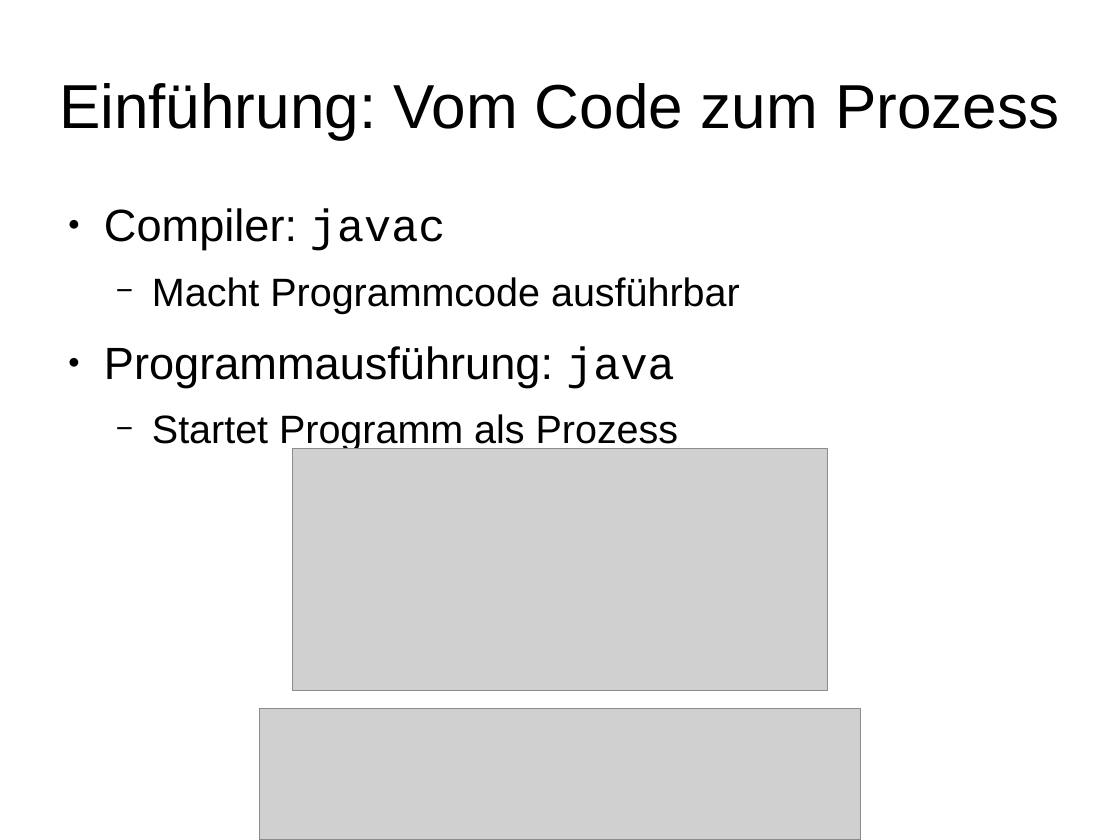
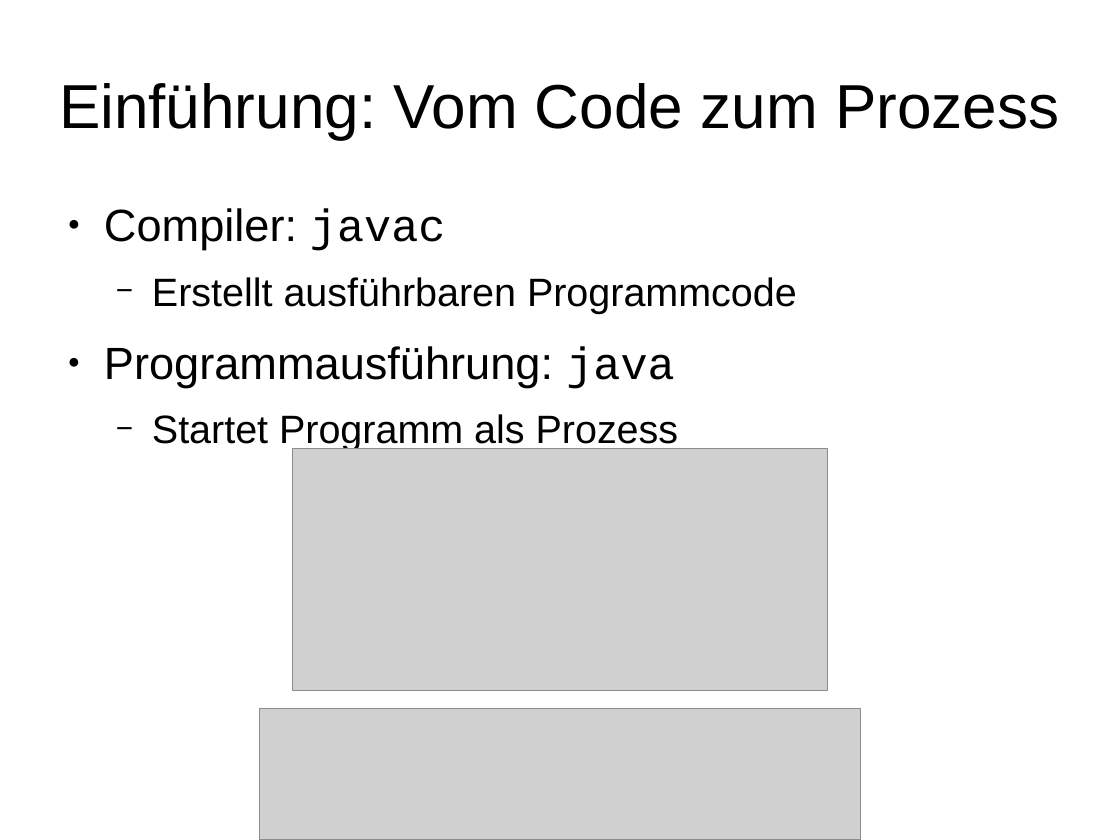
Before and after one commit to mn-io/hello-java, a slide deck: slide 12 of Folien.odp. Drawn at 1120x840 pixels with LibreOffice and Linux fonts; fonts in the diff are those of the drawing; grey boxes stand for pictures. Boxes give left, top, right and bottom in pixels: in the first picture for what was removed or moved away, otherwise in the second. Text is boxed around its words. In the diff, an @@ line names an element or a change of style, - is before the commit and + after.

```diff
--- a/Folien.odp
+++ b/Folien.odp
@@ text at bbox=[152, 277, 797, 314]: text changed @@
-  − Macht Programmcode ausführbar
+  − Erstellt ausführbaren Programmcode
```
Also in this commit, not shown: 7 other slides changed, 1 other file.
